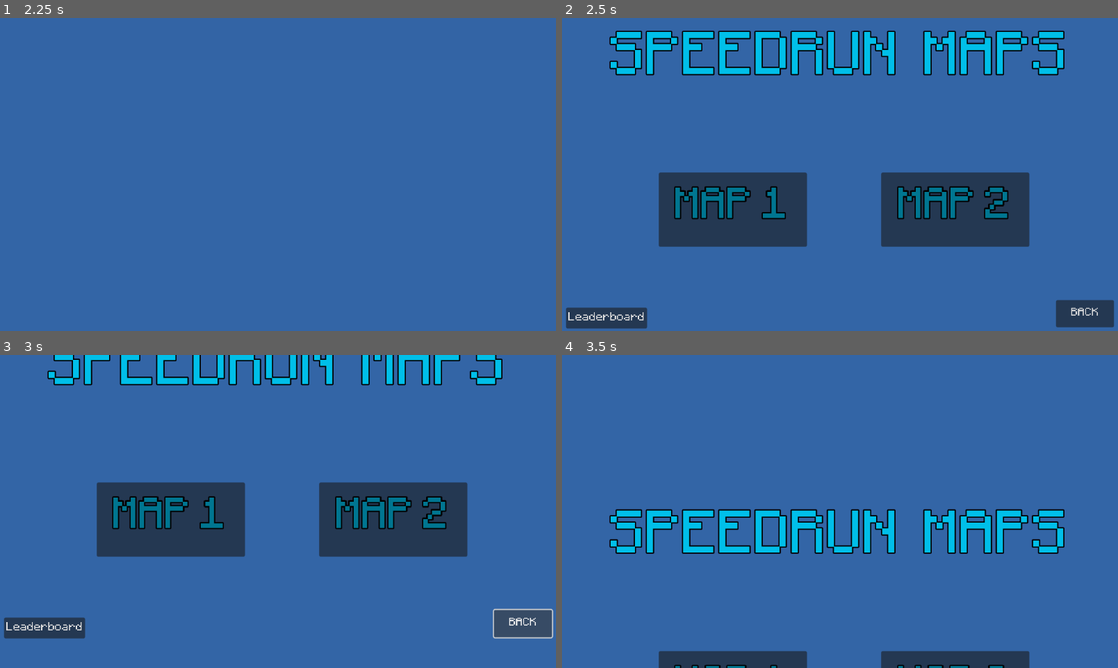
Above: before the commit, frames 1-4 (two rows, left to right).
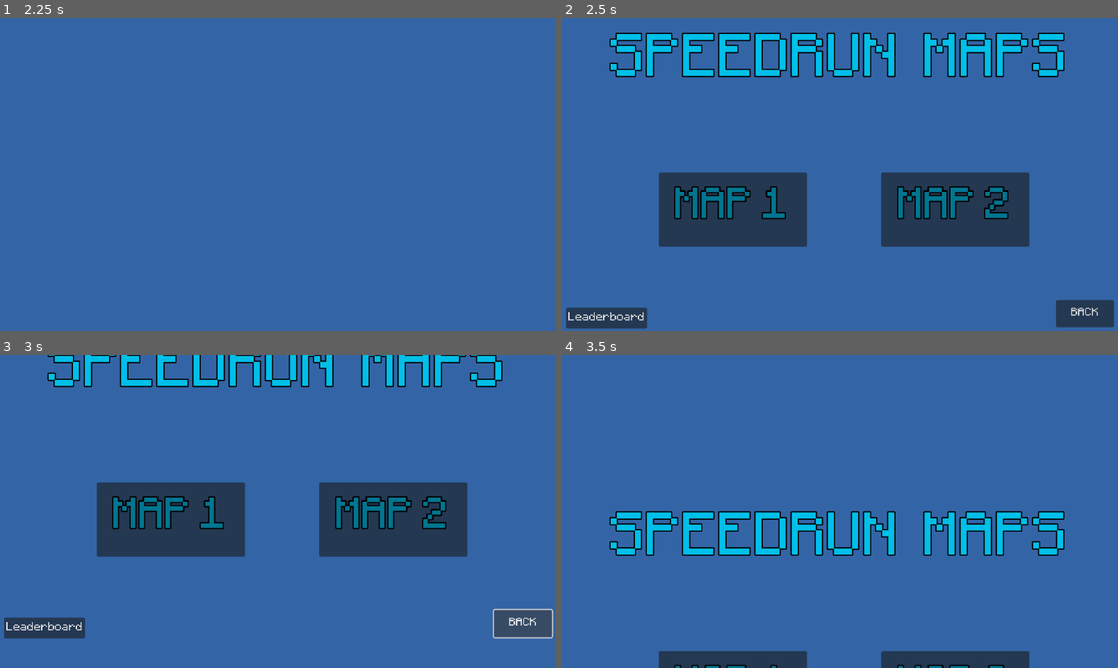
Above: after the commit, the same moments.

Repository: johntheman54321/Pixel-Game-Jam-2024
Game: Godot game, scene res://Scenes/main_menu/main_menu.tscn
Same seed, same stepped clock (60 frames per second), same inputs: the game is played once before the commit and once after it.
Inputs (mouse positions are in pixels of both pictures, inside the frame that each line leads up to):
- Up to frame 1 (2.25 s): click (33, 61) at 0.52 s; type "12" at 0.6 s; click "Play" at 1.25 s; click "Play" at 2 s
- Up to frame 2 (2.5 s): no input
- Up to frame 3 (3 s): click "BACK" at 2.75 s
- Up to frame 4 (3.5 s): no input

Frame 1 is identical in both runs. In frame 2, 2.9% of the frame differs, in the area x 8-91%, y 4-20%; in frame 3, 1.5%; in frame 4, 2.9%.

Commit message:
Fixed parallax has no script

Diff:
--- a/Scenes/main_menu/main_menu.tscn
+++ b/Scenes/main_menu/main_menu.tscn
@@ -1,7 +1,8 @@
-[gd_scene load_steps=11 format=3 uid="uid://s8bm2krcjn1b"]
+[gd_scene load_steps=12 format=3 uid="uid://s8bm2krcjn1b"]
 
 [ext_resource type="Script" path="res://Scenes/main_menu/main_menu.gd" id="1_okp7i"]
 [ext_resource type="FontFile" uid="uid://b2ujavy03cxpx" path="res://Fonts/Minecraftia-Regular.ttf" id="2_77myy"]
+[ext_resource type="Script" path="res://Scenes/main_menu/ParallaxBackground.gd" id="2_nurhl"]
 [ext_resource type="Texture2D" uid="uid://bg4npvvpr0byx" path="res://Sprites/Main-menu/Parralax-1.png" id="3_3cph0"]
 [ext_resource type="Texture2D" uid="uid://dyogis703o1ro" path="res://Sprites/Main-menu/Parralax-2.png" id="4_5rb5u"]
 [ext_resource type="Texture2D" uid="uid://dx3p1nuc2b8f3" path="res://Sprites/Main-menu/Parralax-3.png" id="5_tijwm"]
@@ -117,6 +118,7 @@
 [node name="ParallaxBackground" type="ParallaxBackground" parent="."]
 scale = Vector2(20.25, 20.25)
 transform = Transform2D(20.25, 0, 0, 20.25, 0, 0)
+script = ExtResource("2_nurhl")
 
 [node name="ColorRect2" type="ColorRect" parent="ParallaxBackground"]
 offset_top = -9.0
--- a/Scenes/map_selection/map_selection.tscn
+++ b/Scenes/map_selection/map_selection.tscn
@@ -119,7 +119,7 @@
 [node name="Title" type="Label" parent="."]
 offset_top = -0.085
 offset_right = 1152.0
-offset_bottom = 182.915
+offset_bottom = 190.915
 theme_override_colors/font_color = Color(0, 0.748136, 0.913787, 1)
 theme_override_colors/font_outline_color = Color(0, 0, 0, 1)
 theme_override_constants/outline_size = 10
--- a/project.godot
+++ b/project.godot
@@ -28,7 +28,6 @@
 [display]
 
 window/stretch/mode="viewport"
-window/stretch/aspect="expand"
 
 [editor_plugins]
 
